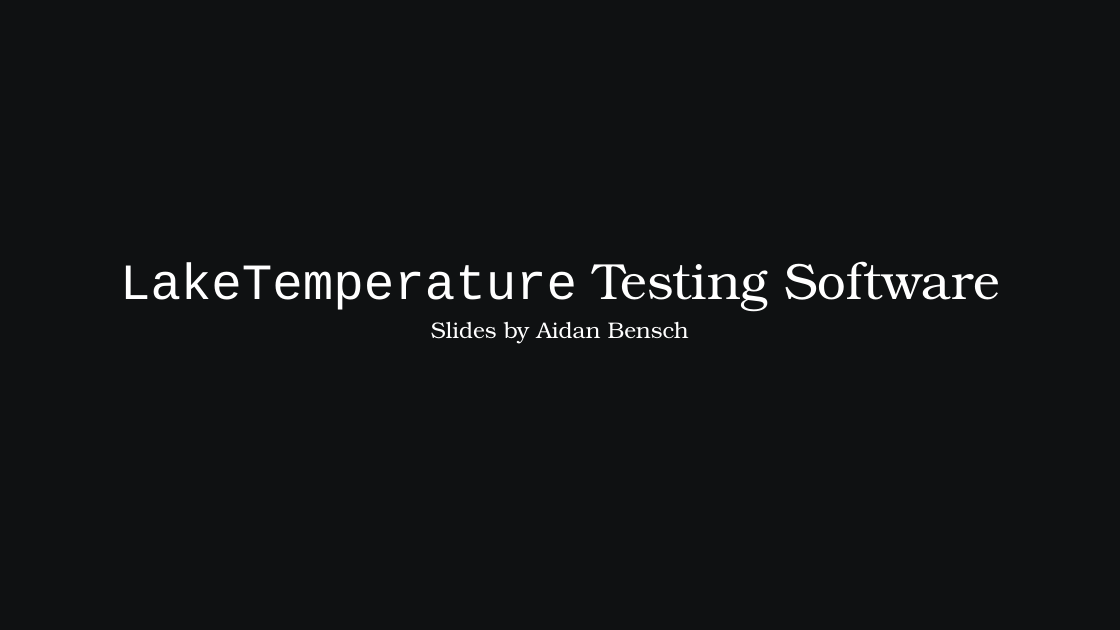
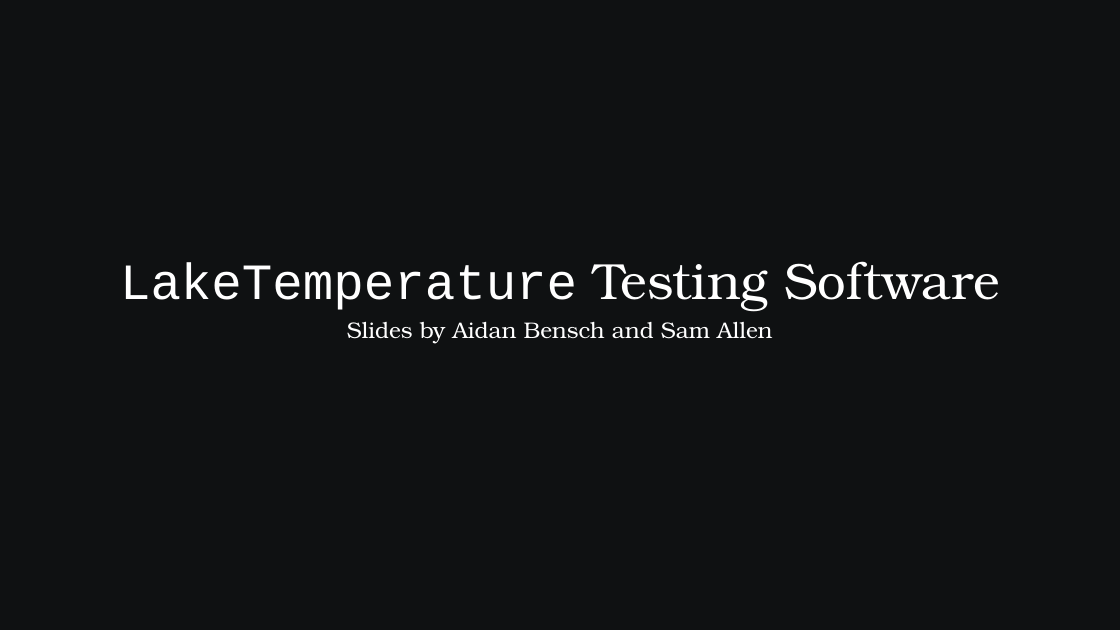
Before and after one commit to SamAllen06/lake_temp_work, a slide deck: slide 1 of documentation/for_collaborators/TestingSoftwareOverview.odp. Drawn at 1120x630 pixels with LibreOffice and Linux fonts; fonts in the diff are those of the drawing. Boxes give left, top, right and bottom in pixels: in the first picture for what was removed or moved away, otherwise in the second. Text is boxed around its words. In the diff, an @@ line names an element or a change of style, - is before the commit and + after.

```diff
--- a/documentation/for_collaborators/TestingSoftwareOverview.odp
+++ b/documentation/for_collaborators/TestingSoftwareOverview.odp
@@ subtitle at <box>347,322,772,344</box>: text changed @@
-Slides by Aidan Bensch
+Slides by Aidan Bensch and Sam Allen
```
Also in this commit, not shown: 3 other slides changed, 1 slide added, 2 other files.
